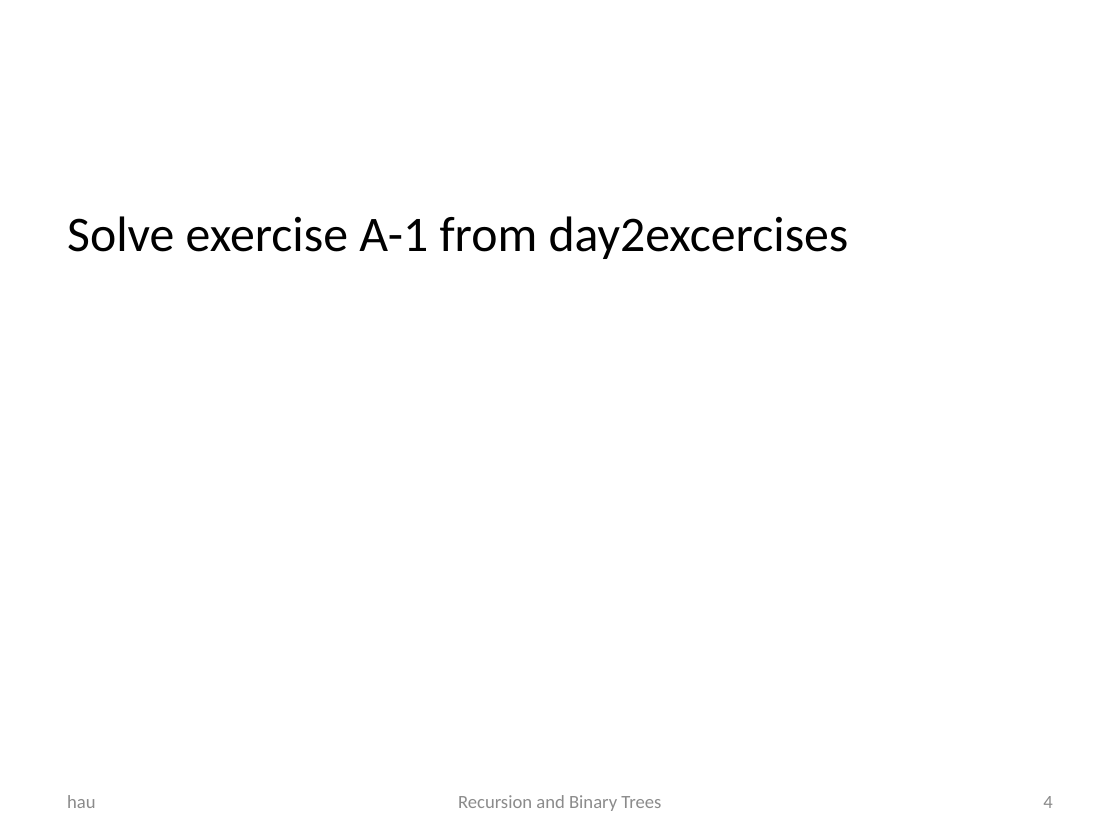
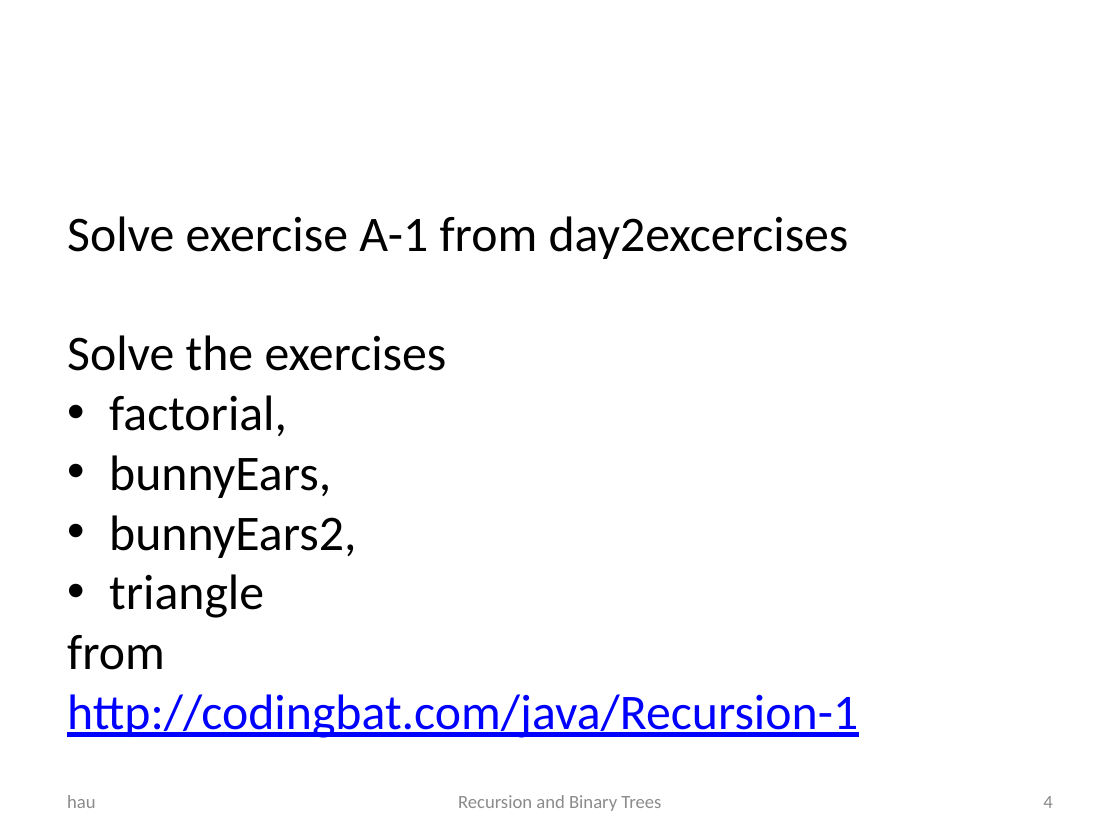
Before and after one commit to CphBusCosSem2/week5-algorithms, a slide deck: slide 4 of slides/day2Recursion and Binary trees.pptx. Drawn at 1120x840 pixels with LibreOffice and Linux fonts; fonts in the diff are those of the drawing. Boxes give left, top, right and bottom in pixels: in the first picture for what was removed or moved away, otherwise in the second. Text is boxed around its words. In the diff, an @@ line names an element or a change of style, - is before the commit and + after.

Commit message:
Added studypoint exercise

```diff
--- a/slides/day2Recursion and Binary trees.pptx
+++ b/slides/day2Recursion and Binary trees.pptx
@@ text at box(67, 335, 858, 738): paragraphs added @@
+Solve the exercises
+• factorial,
+• bunnyEars,
+• bunnyEars2,
+• triangle
+from
+http://codingbat.com/java/Recursion-1
```
Also in this commit, not shown: 8 other files.
